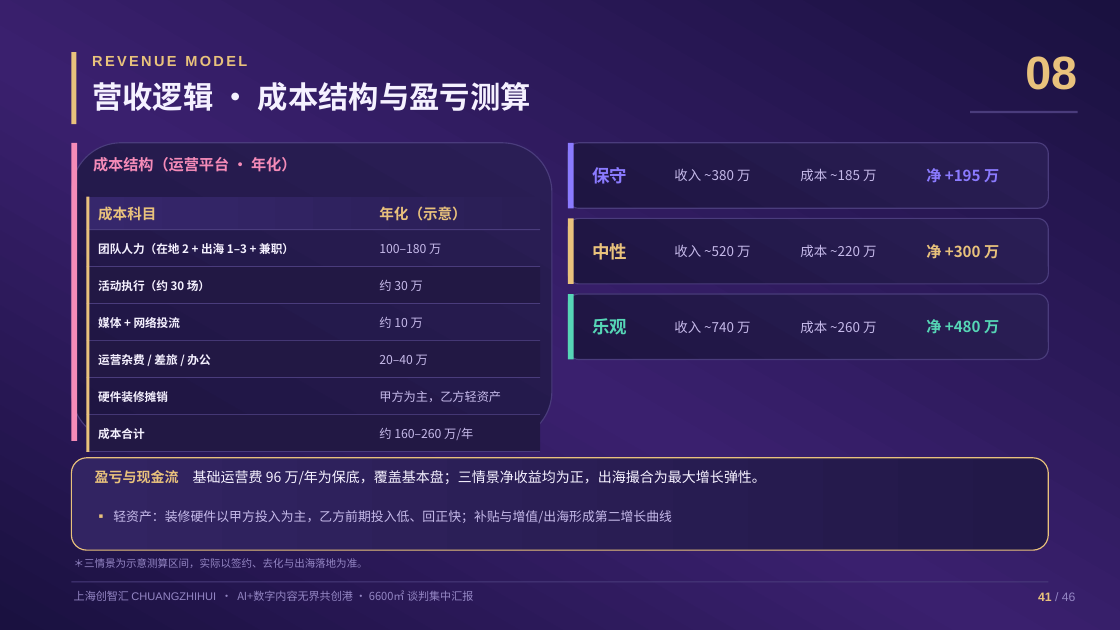
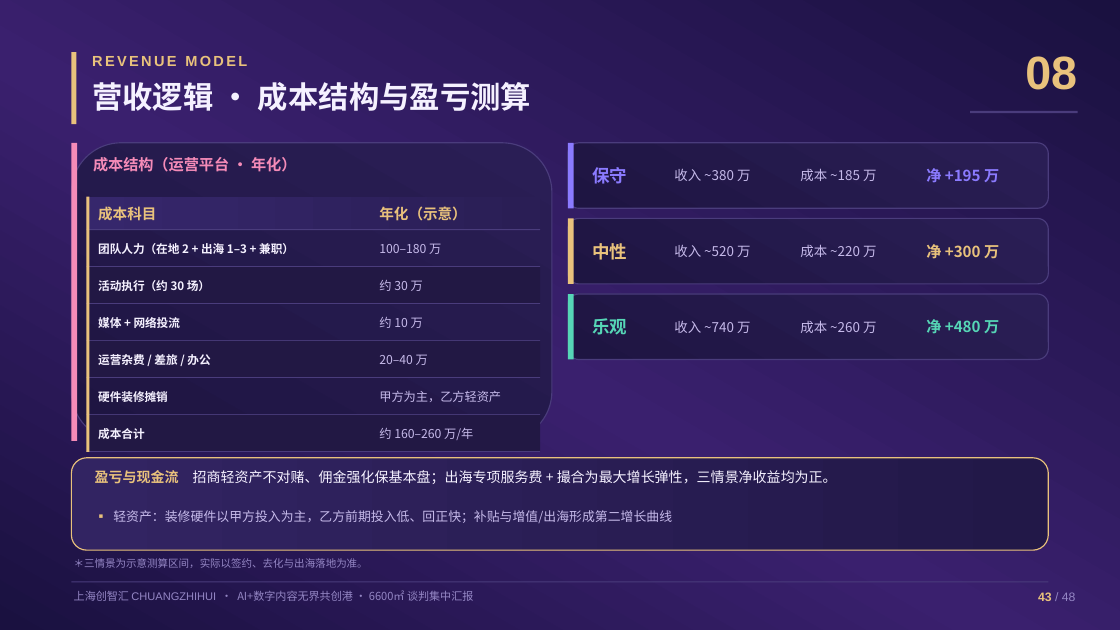
Before and after one commit to hujigang2010-maker/AIDEN, a slide deck: slide 43 of proposal/chuangzhihui-6600-proposal.pptx (slide 41 before the commit). Drawn at 1120x630 pixels with LibreOffice and Linux fonts; fonts in the diff are those of the drawing. Boxes give left, top, right and bottom in pixels: in the first picture for what was removed or moved away, otherwise in the second. Text is boxed around its words. In the diff, an @@ line names an element or a change of style, - is before the commit and + after.

```diff
--- a/proposal/chuangzhihui-6600-proposal.pptx
+++ b/proposal/chuangzhihui-6600-proposal.pptx
@@ text at (x1=95, y1=470, x2=837, y2=484): text changed @@
-盈亏与现金流 基础运营费 96 万/年为保底，覆盖基本盘；三情景净收益均为正，出海撮合为最大增长弹性。
+盈亏与现金流 招商轻资产不对赌、佣金强化保基本盘；出海专项服务费 + 撮合为最大增长弹性，三情景净收益均为正。
@@ text at (x1=1038, y1=592, x2=1076, y2=601): text changed @@
-41 / 46
+43 / 48
```
Also in this commit, not shown: 43 other slides changed, 2 slides added, 5 other files.
